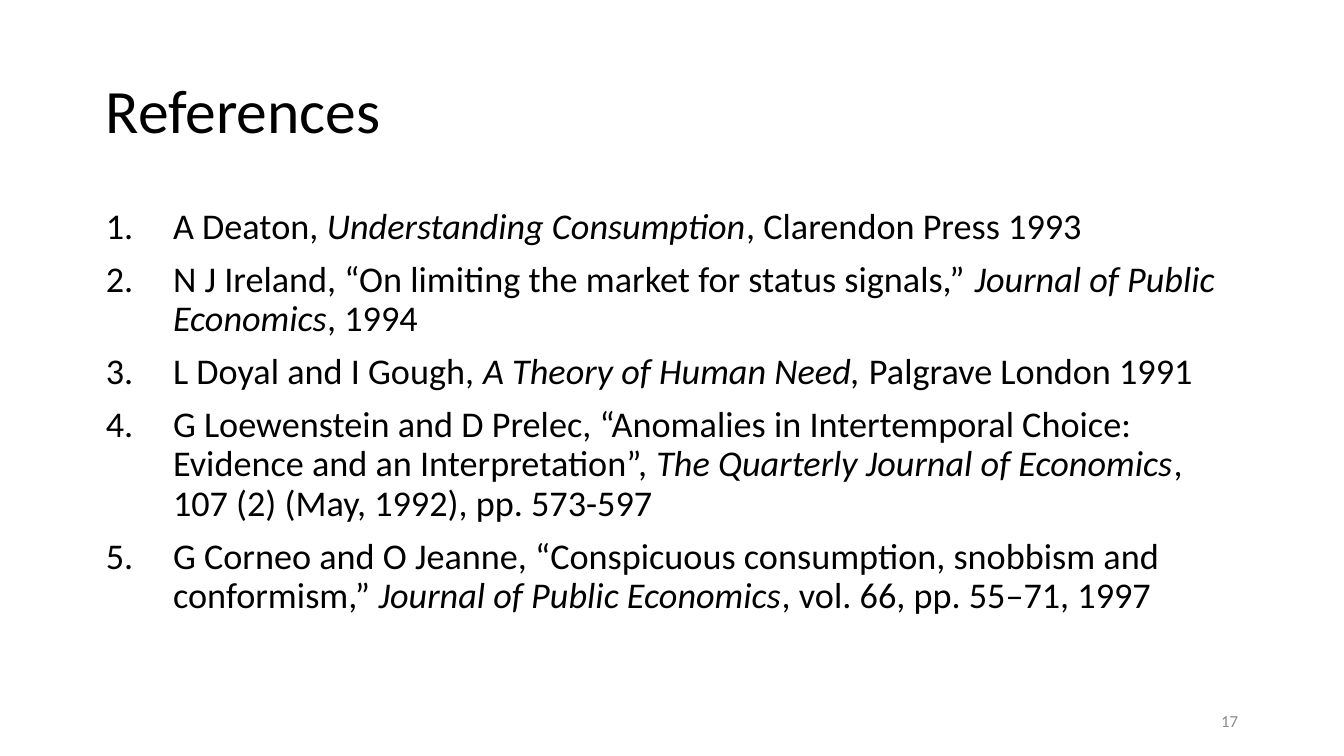
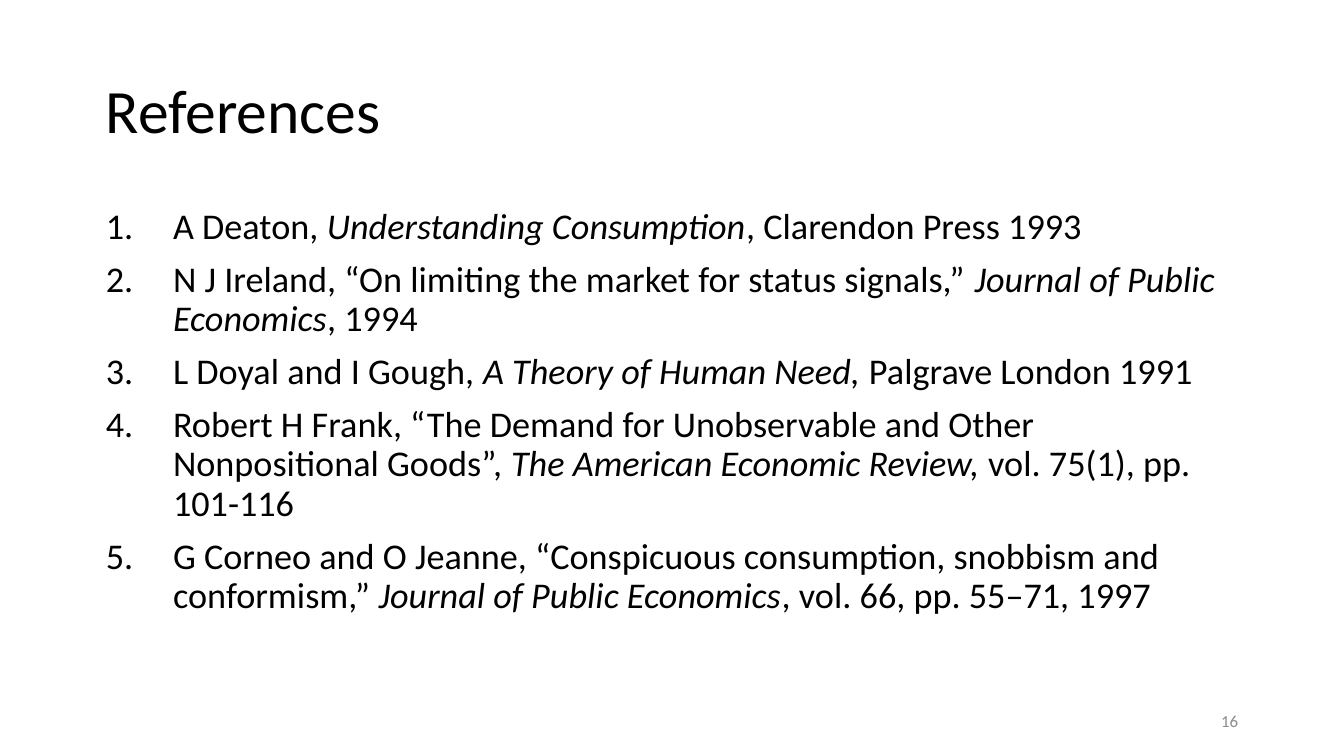
Before and after one commit to anuragr81/research, a slide deck: slide 16 of consumption/presentationJun2020.pptx (slide 17 before the commit). Drawn at 1344x756 pixels with LibreOffice and Linux fonts; fonts in the diff are those of the drawing; background and template pictures are left out. Boxes give left, top, right and bottom in pixels: in the first picture for what was removed or moved away, otherwise in the second. Text is boxed around its words. In the diff, an @@ line names an element or a change of style, - is before the commit and + after.

```diff
--- a/consumption/presentationJun2020.pptx
+++ b/consumption/presentationJun2020.pptx
@@ text at <box>173,411,1190,517</box>: text changed @@
-4. G Loewenstein and D Prelec, “Anomalies in Intertemporal Choice: Evidence and an Interpretation”, The Quarterly Journal of Economics, 107 (2) (May, 1992), pp. 573-597
+4. Robert H Frank, “The Demand for Unobservable and Other Nonpositional Goods”, The American Economic Review, vol. 75(1), pp. 101-116
@@ page number at <box>1221,715,1238,727</box>: text changed @@
-17
+16
```
Also in this commit, not shown: 6 other slides changed, 8 slides added, 9 slides removed, 1 other file.
